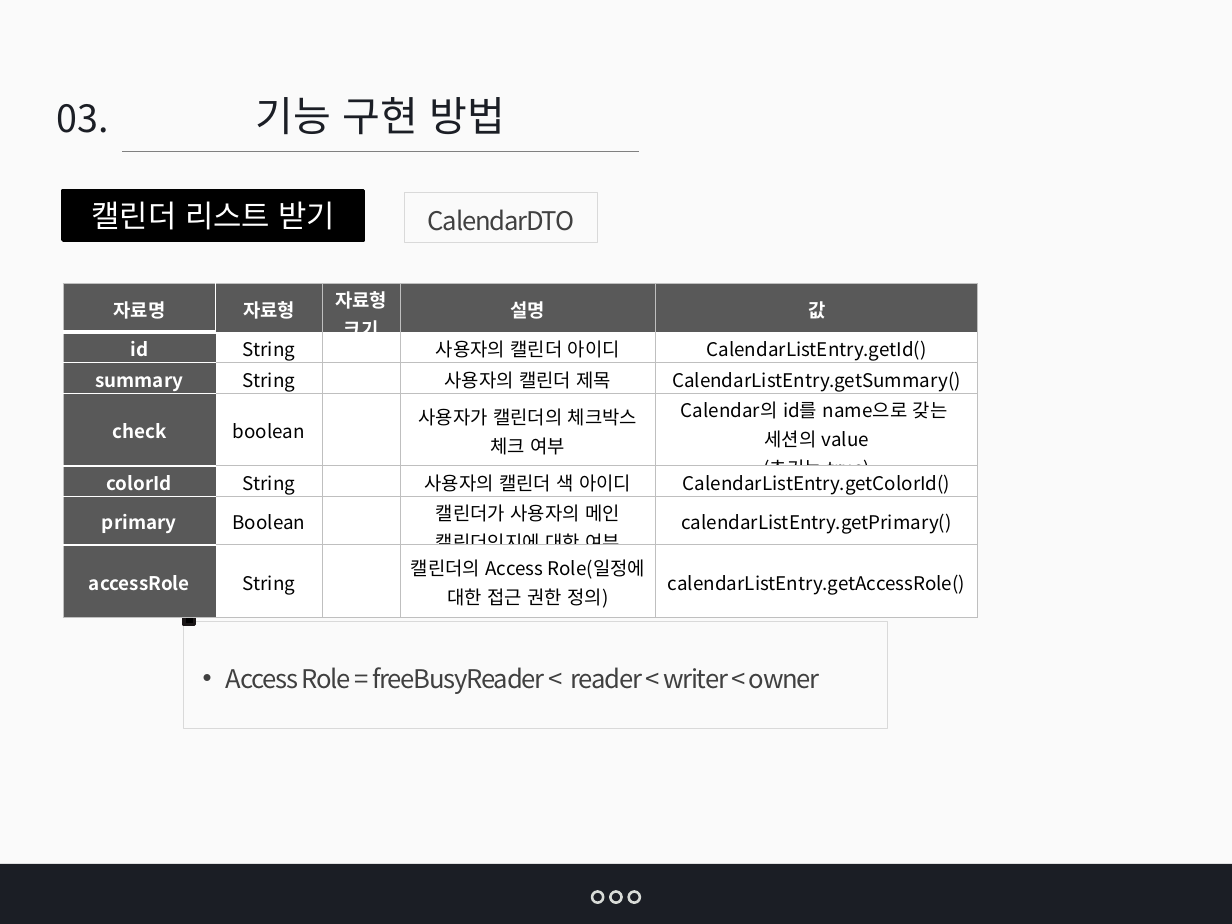
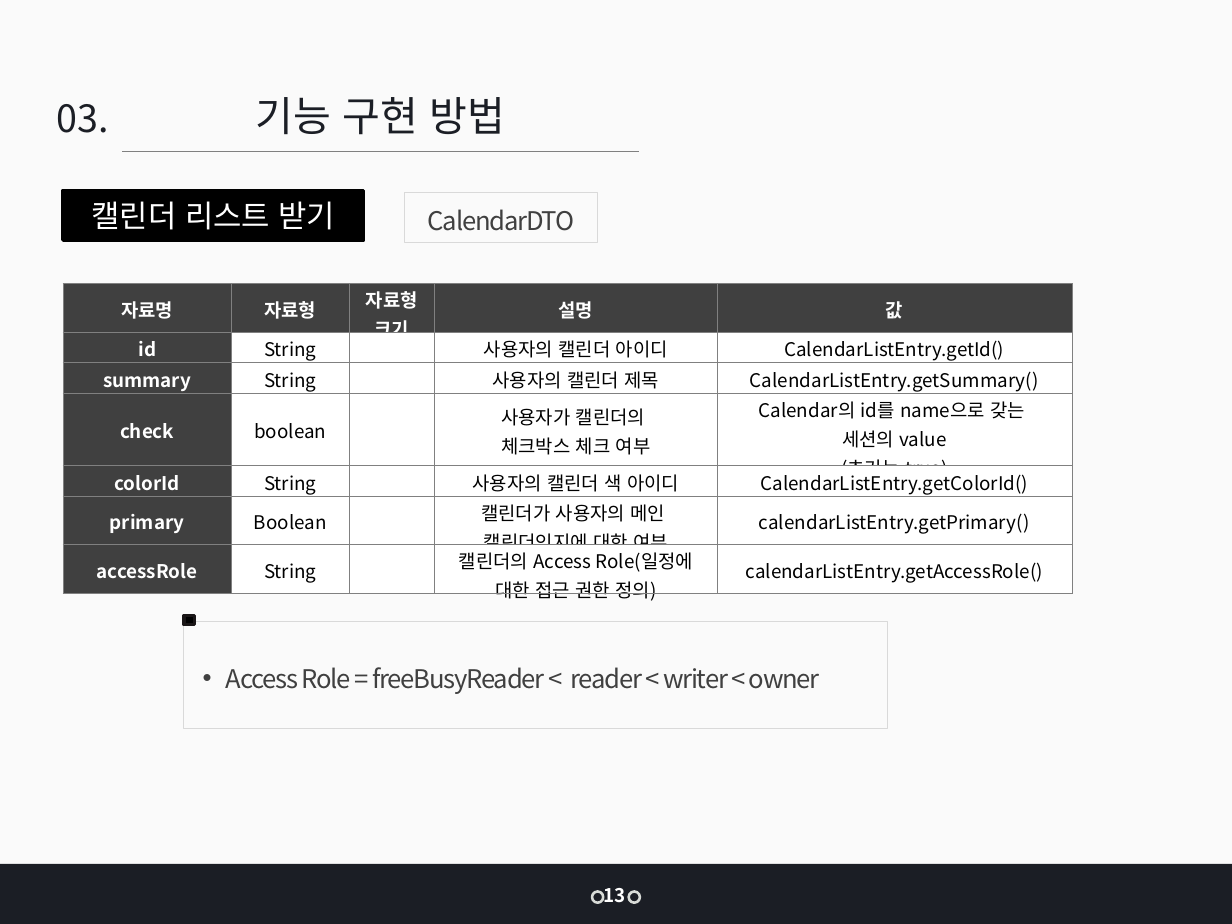
Before and after one commit to jangys/calendarProjectDocument, a slide deck: slide 13 of O0100010.pptx (slide 12 before the commit). Drawn at 1232x924 pixels with LibreOffice and Linux fonts; fonts in the diff are those of the drawing. Boxes give left, top, right and bottom in pixels: in the first picture for what was removed or moved away, otherwise in the second. Text is boxed around its words. In the diff, an @@ line names an element or a change of style, - is before the commit and + after.

```diff
--- a/O0100010.pptx
+++ b/O0100010.pptx
@@ table at bbox=[63, 283, 1072, 605] @@
-row 4, column 4: 사용자가 캘린더의 체크박스 체크 여부
+row 4, column 4: 사용자가 캘린더의 / 체크박스 체크 여부
-row 6, column 4: 캘린더가 사용자의 메인 캘린더인지에 대한 여부
+row 6, column 4: 캘린더가 사용자의 메인 / 캘린더인지에 대한 여부
@@ fill #595959 to #404040 in 11 cells @@
@@ borders changed @@
@@ table: place and size @@
-table at bbox=[63, 283, 978, 612]
+table at bbox=[63, 283, 1072, 605]
@@ text added at bbox=[603, 888, 625, 903], 11 pt, text #FFFFFF, bold @@
+13
@@ ellipse removed at bbox=[610, 892, 621, 903] @@
```
Also in this commit, not shown: 20 other slides changed, 9 slides added, 3 slides removed, 3 other files.
